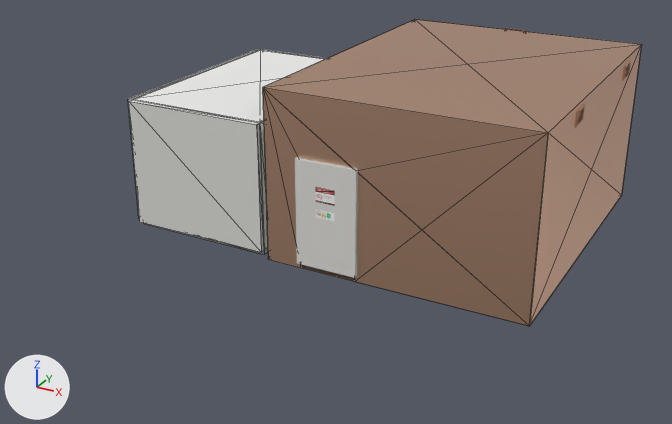
The glTF model public/assets/suite.glb as it was, and as the next commit left it.
One viewpoint serves both versions: a camera (50 mm lens) standing at (6.58, -18.59, 8.29) and looking at (-1.95, -3.08, 0.53). The lights are fixed; the arrows at lower left show +X, +Y and +Z. The picture after the commit comes second. Mesh edges are drawn as thin lines on the coarser meshes. Where no turn or scale is listed for an object, it has been applied to the vertices. Vertices at exactly the same position are counted once.

Names of what the first picture shows: 'Cage_ceiling', 'Cage_east', 'Cage_front', 'Ctrl_ceiling', 'Ctrl_wall_front', 'Door_leaf' and 11 more.
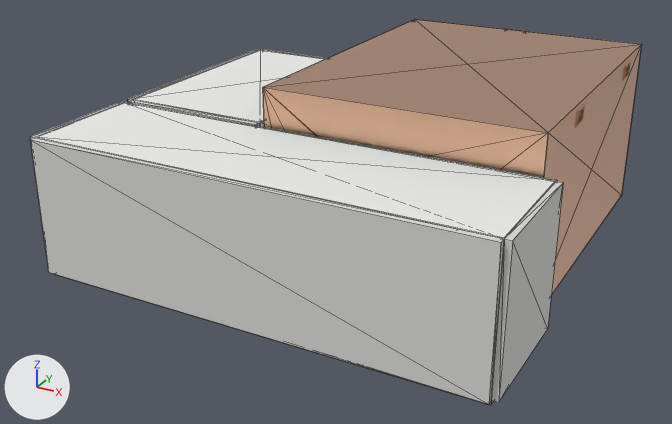
The change, as a diff of the scene's bpy script:
```diff
--- a/public/assets/suite.glb.py
+++ b/public/assets/suite.glb.py
@@ me_ctrl_wall_front @@
 # used by ob_ctrl_wall_front; location = (-4.44, -4.46, 1.35)
-me_ctrl_wall_front.from_pydata(...)  # 8 vertices, 12 faces; spans x -1.56..1.56, y -0.06..0.06, z -1.35..1.35
+me_ctrl_wall_front.from_pydata(...)  # 16 vertices, 28 faces; spans x -1.56..1.56, y -0.06..0.06, z -1.35..1.35
+# me_ctrl_wall_front part 1
+# 6 faces are deleted
+# 8 vertices are added at x -0.66..0.34, y -0.06..0.06, z -1.35..0.75
+# 22 new faces join them
 me_ctrl_wall_front.materials.append(mat_ctrl_wall_paint)
@@ me_cube_007 @@
+me_cube_007.from_pydata(...)  # a box spanning x -0.06..0.06, y -1.23..1.23, z -1.35..1.35
+me_cube_007.materials.append(mat_ctrl_wall_paint)  # light grey #dadad6
@@ me_cube_005 @@
+me_cube_005.from_pydata(...)  # a box spanning x -4.48..4.48, y -0.06..0.06, z -1.35..1.35
+me_cube_005.materials.append(mat_ctrl_wall_paint)  # light grey #dadad6
@@ me_cube_072 @@
+me_cube_072.from_pydata(...)  # 16 vertices, 28 faces; spans x -2.92..2.92, y -0.03..0.03, z -1.35..1.35
+me_cube_072.materials.append(mat_ctrl_wall_paint)  # light grey #dadad6
@@ me_cube_006 @@
+me_cube_006.from_pydata(...)  # a box spanning x -0.06..0.06, y -1.23..1.23, z -1.35..1.35
+me_cube_006.materials.append(mat_ctrl_wall_paint)  # light grey #dadad6
@@ me_cube_003 @@
+me_cube_003.from_pydata(...)  # a box spanning x -4.48..4.48, y -1.35..1.35, z -0.05..0.05
+me_cube_003.materials.append(mat_ctrl_floor_vinyl)  # grey #a2a2a0
@@ me_cube_004 @@
+me_cube_004.from_pydata(...)  # a box spanning x -4.48..4.48, y -1.23..1.23, z -0.01..0.01
+me_cube_004.materials.append(mat_ctrl_ceiling)  # white #ececea
@@ ob_corr_wall_west @@
+ob_corr_wall_west = bpy.data.objects.new('Corr_wall_west', me_cube_007)
+ob_corr_wall_west.location = (-6.06, -5.87, 1.35)
@@ ob_corr_wall_south @@
+ob_corr_wall_south = bpy.data.objects.new('Corr_wall_south', me_cube_005)
+ob_corr_wall_south.location = (-1.52, -7.16, 1.35)
@@ ob_corr_wall_north @@
+ob_corr_wall_north = bpy.data.objects.new('Corr_wall_north', me_cube_072)
+ob_corr_wall_north.location = (0.04, -4.6, 1.35)
@@ ob_corr_wall_east @@
+ob_corr_wall_east = bpy.data.objects.new('Corr_wall_east', me_cube_006)
+ob_corr_wall_east.location = (3.01, -5.87, 1.35)
@@ ob_corr_floor @@
+ob_corr_floor = bpy.data.objects.new('Corr_floor', me_cube_003)
+ob_corr_floor.location = (-1.52, -5.75, -0.05)
@@ ob_corr_ceiling @@
+ob_corr_ceiling = bpy.data.objects.new('Corr_ceiling', me_cube_004)
+ob_corr_ceiling.location = (-1.52, -5.87, 2.71)
```

Location of each change, [x1, y1, x2, y2] in pixels of the pictures (672 x 424 px):
'Corr_wall_south', added
    after: [30, 138, 504, 404]
'Corr_ceiling', added
    after: [35, 102, 556, 239]
'Ctrl_wall_front', reshaped (mostly hidden afterwards)
    before: [129, 100, 264, 252]
    after: [129, 100, 260, 182]
'Corr_wall_east', added
    after: [491, 182, 563, 402]
'Corr_floor', added
    after: [55, 274, 494, 405]
'Corr_wall_west', added
    after: [30, 102, 123, 146]
'Corr_wall_north', added (mostly hidden)
    after: [255, 125, 557, 229]
part 1 of me_ctrl_wall_front, built on (mostly hidden afterwards)
    before: [129, 102, 261, 252]
    after: [129, 102, 257, 182]
'Cage_front', unchanged, covered by the edit
    before: [263, 87, 548, 326]
    after: [263, 87, 548, 178]
'Door_leaf', unchanged, covered by the edit
    before: [295, 157, 358, 278]
